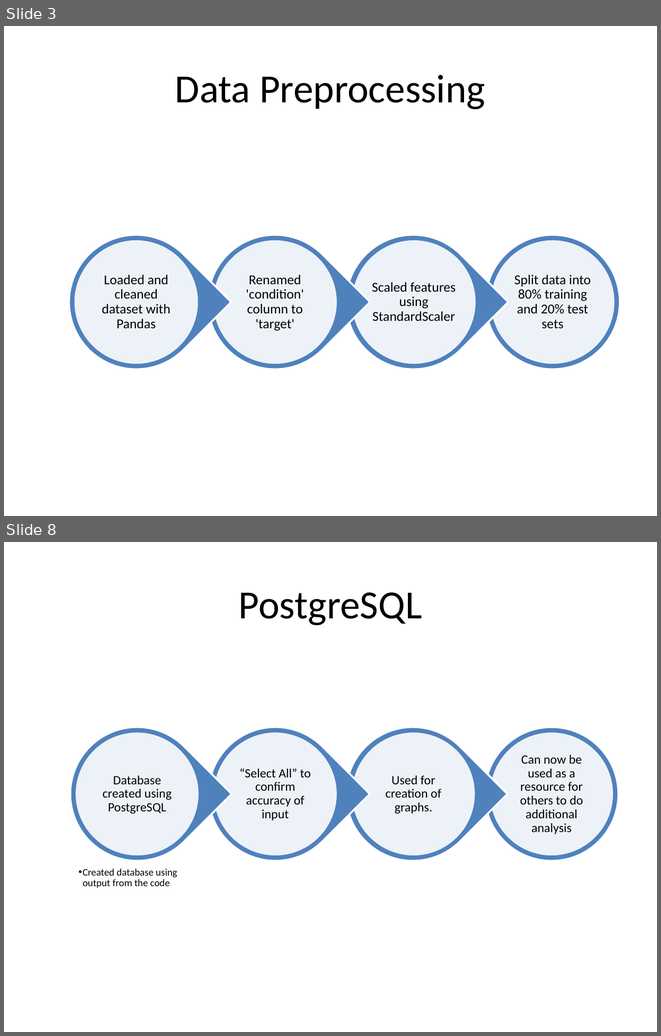
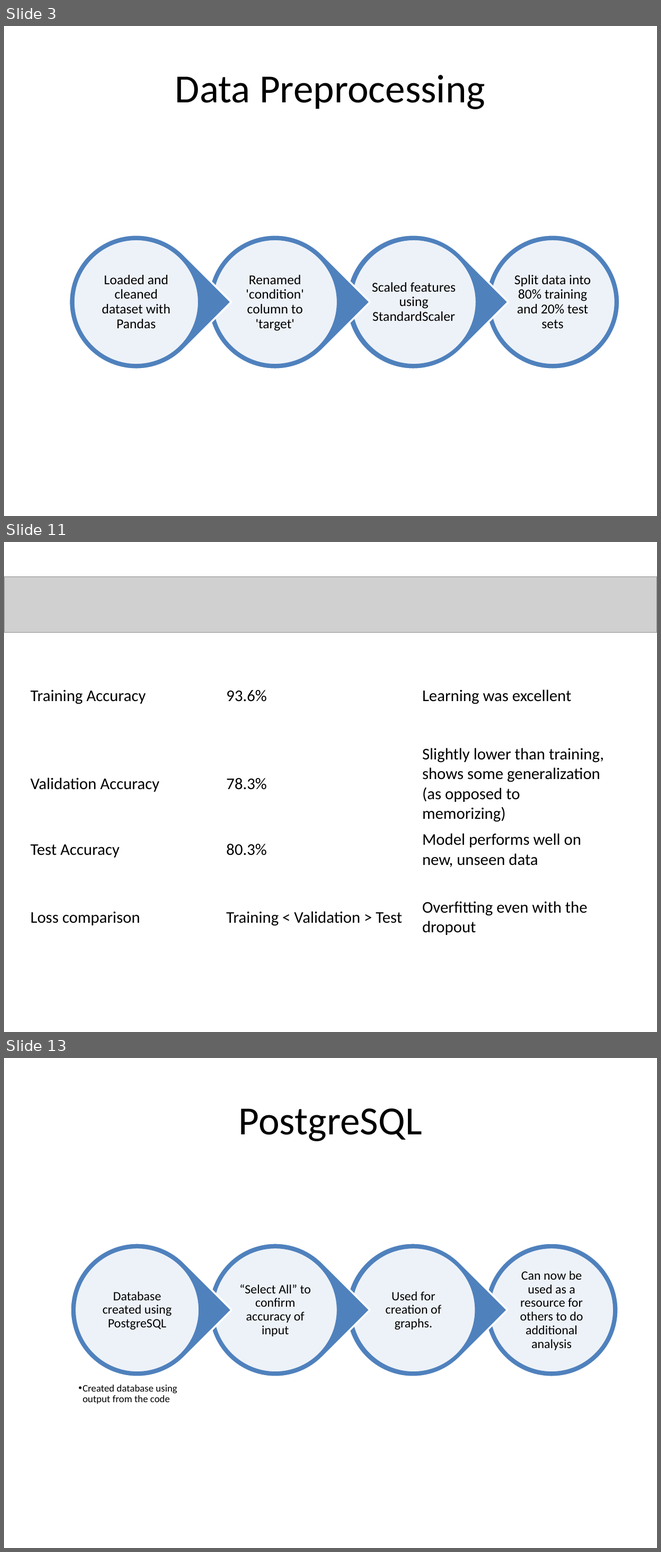
Before and after one commit to AndreaLHazzard/Heart_Disease_Predictor, a slide deck: Heart_Disease_Model_Presentation.pptx. Shown one above the other, each under a label of ours: slides 3 and 8 before the commit, slides 3, 11 and 13 after it; the slides between them are not shown. The pictures are 661x1036 and 661x1552 pixels, drawn with LibreOffice and Linux fonts; fonts in the diff are those of the drawing; grey boxes stand for pictures. Boxes give left, top, right and bottom in pixels: in the first picture for what was removed or moved away, otherwise in the second. Text is boxed around its words. In the diff, an @@ line names an element or a change of style, - is before the commit and + after.

```diff
--- a/Heart_Disease_Model_Presentation.pptx
+++ b/Heart_Disease_Model_Presentation.pptx
@@ slide 11 added at <box>4,542,657,1032</box>, background #FFFFFF @@
@@ picture added at <box>4,576,657,632</box> @@
@@ table added at <box>24,682,611,708</box>, 1 rows, 3 columns @@
+Training Accuracy | 93.6% | Learning was excellent
@@ table added at <box>24,741,611,826</box>, 1 rows, 3 columns @@
+Validation Accuracy | 78.3% | Slightly lower than training, shows some generalization (as opposed to memorizing)
@@ table added at <box>24,826,611,872</box>, 1 rows, 3 columns @@
+Test Accuracy | 80.3% | Model performs well on new, unseen data
@@ table added at <box>24,894,611,940</box>, 1 rows, 3 columns @@
+Loss comparison | Training < Validation > Test | Overfitting even with the dropout
@@ what was slide 8 is now slide 13 @@
```
Also in this commit, not shown: 14 slides changed, 5 other slides added, 4 slides removed.
